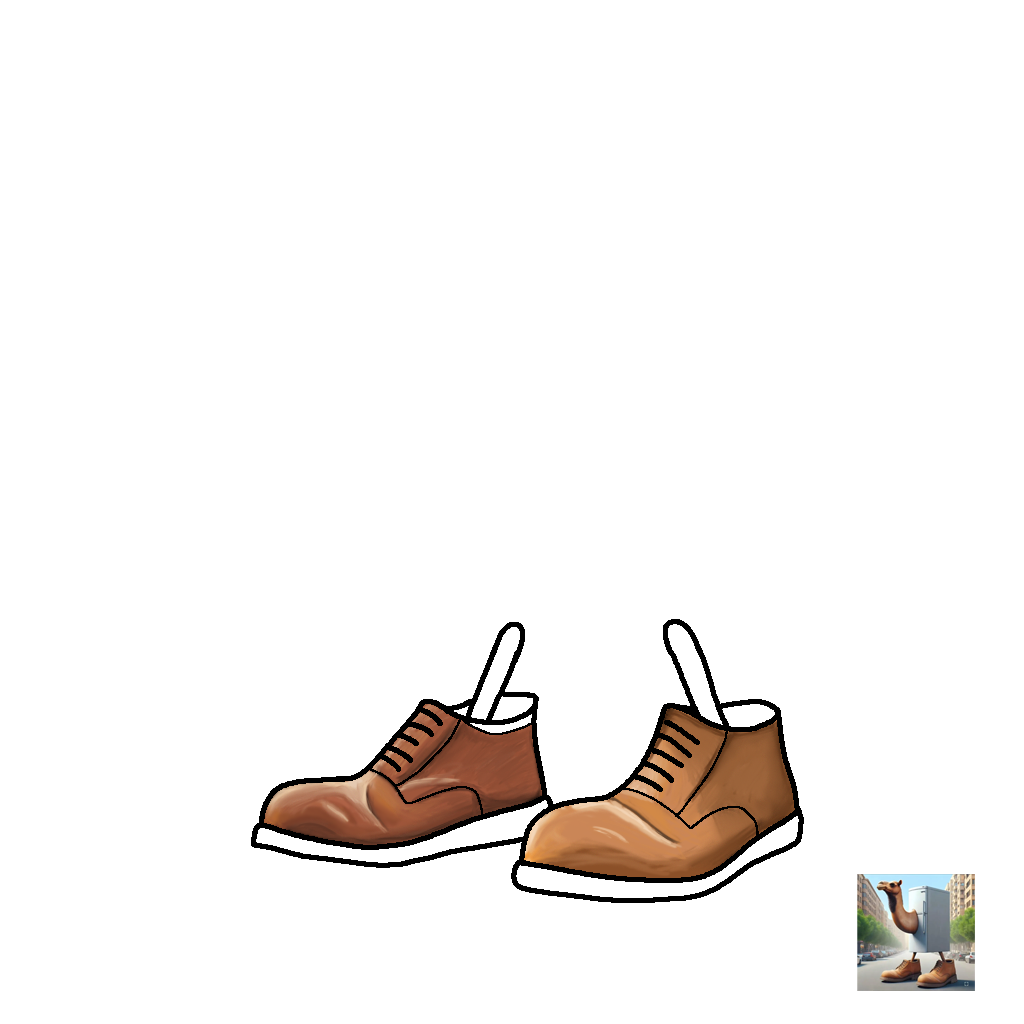
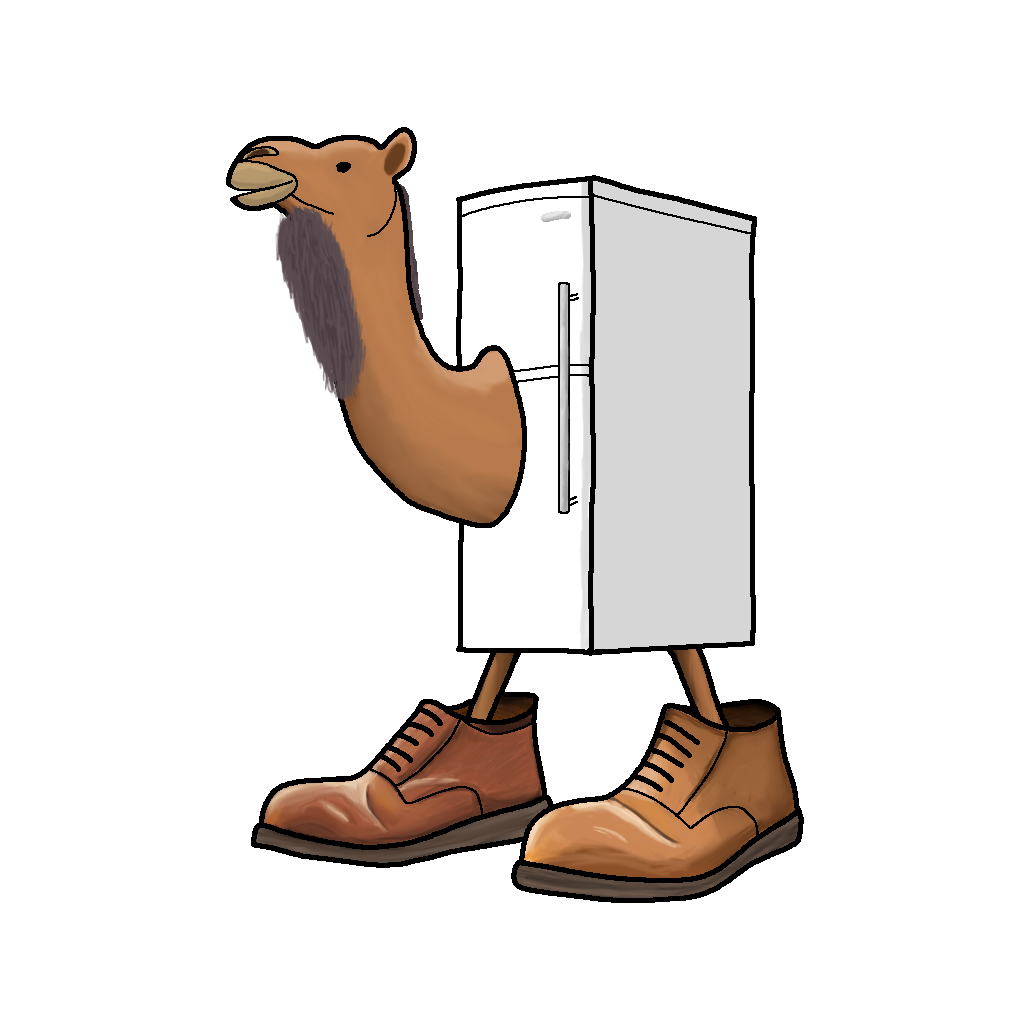
Comparing the layer stacks of the two 1024×1024 images. Changes:
showed "tete", painted on it over left=226, top=127, right=527, bottom=528
showed "corps", moved it above "right leg" over left=456, top=175, right=757, bottom=656
painted on "right leg" over left=516, top=624, right=799, bottom=898
painted on "left leg" over left=256, top=627, right=548, bottom=863
removed layer "Calque 1 copie" (2nd of 2) over left=857, top=874, right=975, bottom=991
